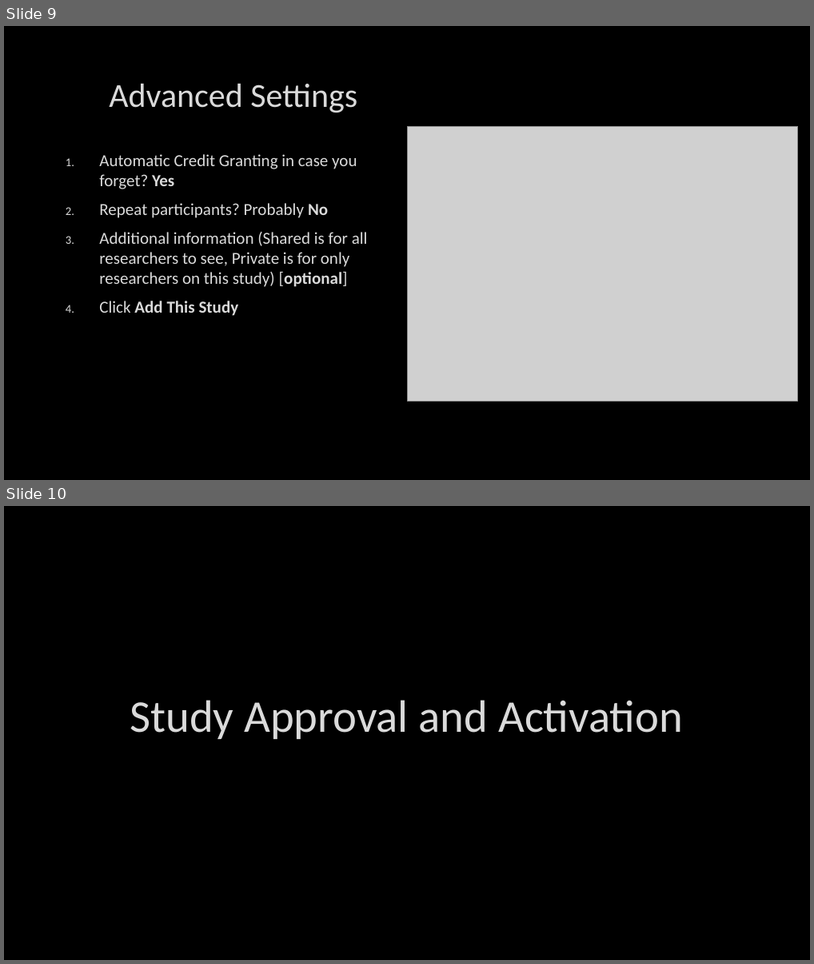
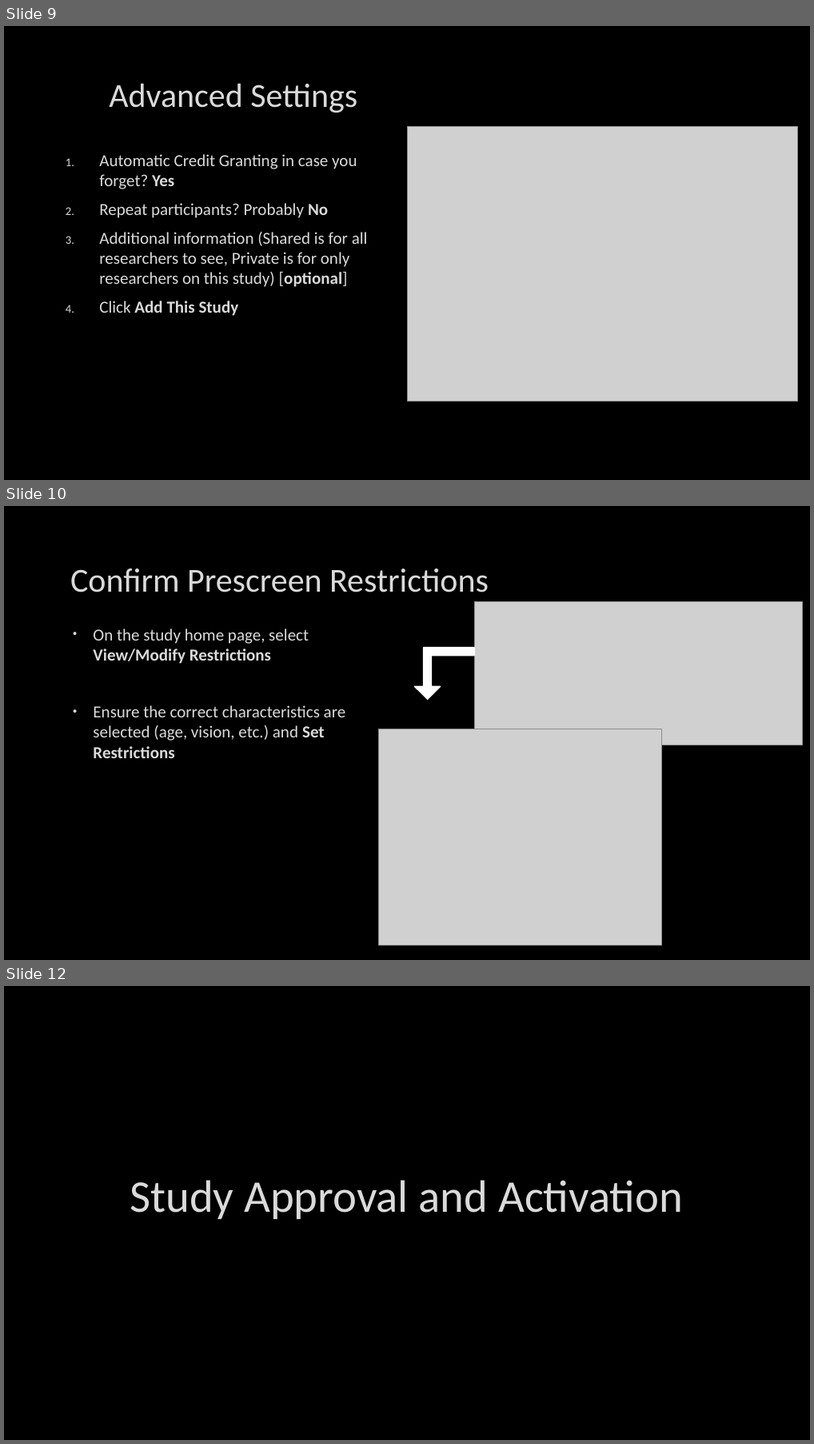
Before and after one commit to cbohil/lab_manual, a slide deck: docs/docs/resources/SONA Guide.pptx. Shown one above the other, each under a label of ours: slides 9 and 10 before the commit, slides 9, 10 and 12 after it; the slides between them are not shown. The pictures are 814x964 and 814x1444 pixels, drawn with LibreOffice and Linux fonts; fonts in the diff are those of the drawing; grey boxes stand for pictures; background and template pictures are left out. Boxes give left, top, right and bottom in pixels: in the first picture for what was removed or moved away, otherwise in the second. Text is boxed around its words. In the diff, an @@ line names an element or a change of style, - is before the commit and + after.

```diff
--- a/docs/docs/resources/SONA Guide.pptx
+++ b/docs/docs/resources/SONA Guide.pptx
@@ slide 10 added at box(4, 506, 810, 960), background picture (left out) @@
@@ title added at box(70, 568, 489, 592), 40 pt, text #DADADA @@
+Confirm Prescreen Restrictions
@@ picture added at box(474, 601, 803, 744) @@
@@ text added at box(93, 628, 346, 758), 20 pt, text #DADADA @@
+• On the study home page, select View/Modify Restrictions
+• Ensure the correct characteristics are selected (age, vision, etc.) and Set Restrictions
@@ bent up arrow added at box(414, 648, 474, 700), fill #FFFFFF, outline #FFFFFF 1.25 pt @@
@@ picture added at box(378, 728, 662, 944) @@
@@ what was slide 10 is now slide 12 @@
```
Also in this commit, not shown: 1 slide changed, 1 other slide added, 1 other file.
